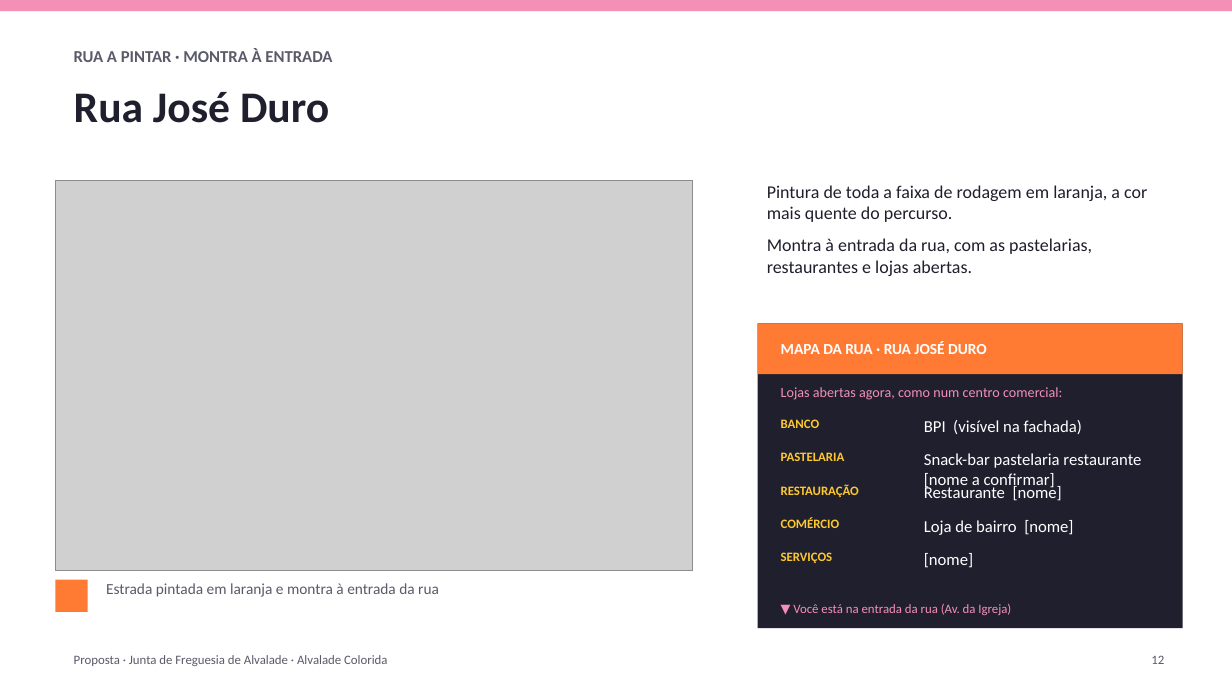
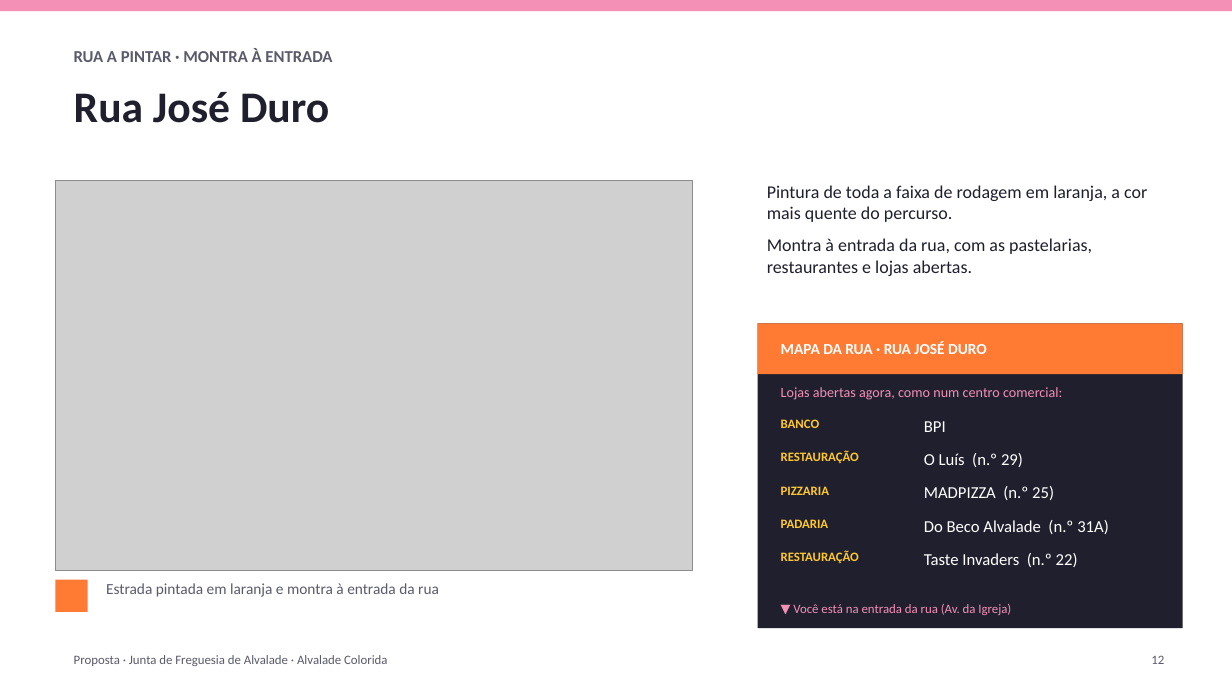
Before and after one commit to zavricardo-debug/travelsites, a slide deck: slide 12 of propostas/alvalade/Proposta_Alvalade_Colorida.pptx. Drawn at 1232x693 pixels with LibreOffice and Linux fonts; fonts in the diff are those of the drawing; grey boxes stand for pictures. Boxes give left, top, right and bottom in pixels: in the first picture for what was removed or moved away, otherwise in the second. Text is boxed around its words. In the diff, an @@ line names an element or a change of style, - is before the commit and + after.

Commit message:
Deck: shop names from public listings (to confirm on site)

```diff
--- a/propostas/alvalade/Proposta_Alvalade_Colorida.pptx
+++ b/propostas/alvalade/Proposta_Alvalade_Colorida.pptx
@@ text "RESTAURAÇÃO": place and size @@
-text "RESTAURAÇÃO" at (781,484,859,497)
+text "RESTAURAÇÃO" at (781,451,859,463)
@@ text at (924,421,946,432): text changed @@
-BPI (visível na fachada)
+BPI
@@ text removed at (781,452,845,461) @@
-PASTELARIA
@@ text at (924,453,1023,467): text changed @@
-Snack-bar pastelaria restaurante [nome a confirmar]
+O Luís (n.º 29)
@@ text added at (781,486,829,495), 10 pt, text #FFC82E, bold @@
+PIZZARIA
@@ text at (924,486,1054,500): text changed @@
-Restaurante [nome]
+MADPIZZA (n.º 25)
@@ text at (781,519,829,528): text changed @@
-COMÉRCIO
+PADARIA
@@ text at (924,520,1109,534): text changed @@
-Loja de bairro [nome]
+Do Beco Alvalade (n.º 31A)
@@ text at (781,550,859,563): text changed @@
-SERVIÇOS
+RESTAURAÇÃO
@@ text at (924,553,1078,567): text changed @@
-[nome]
+Taste Invaders (n.º 22)
```
Also in this commit, not shown: 8 other slides changed, 1 other file.
